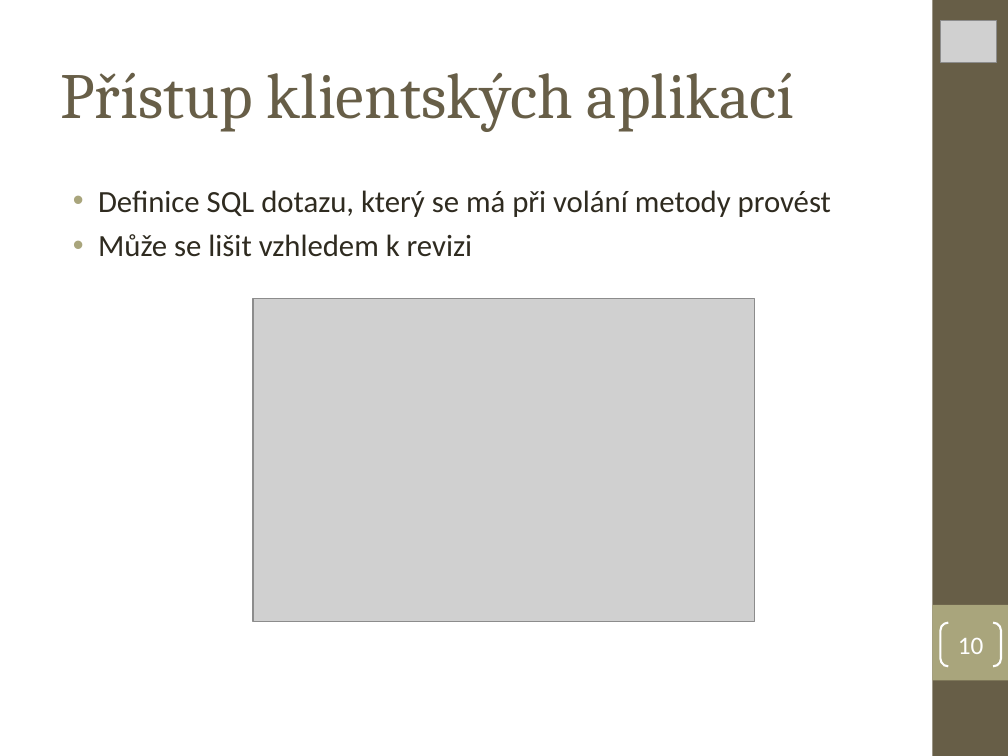
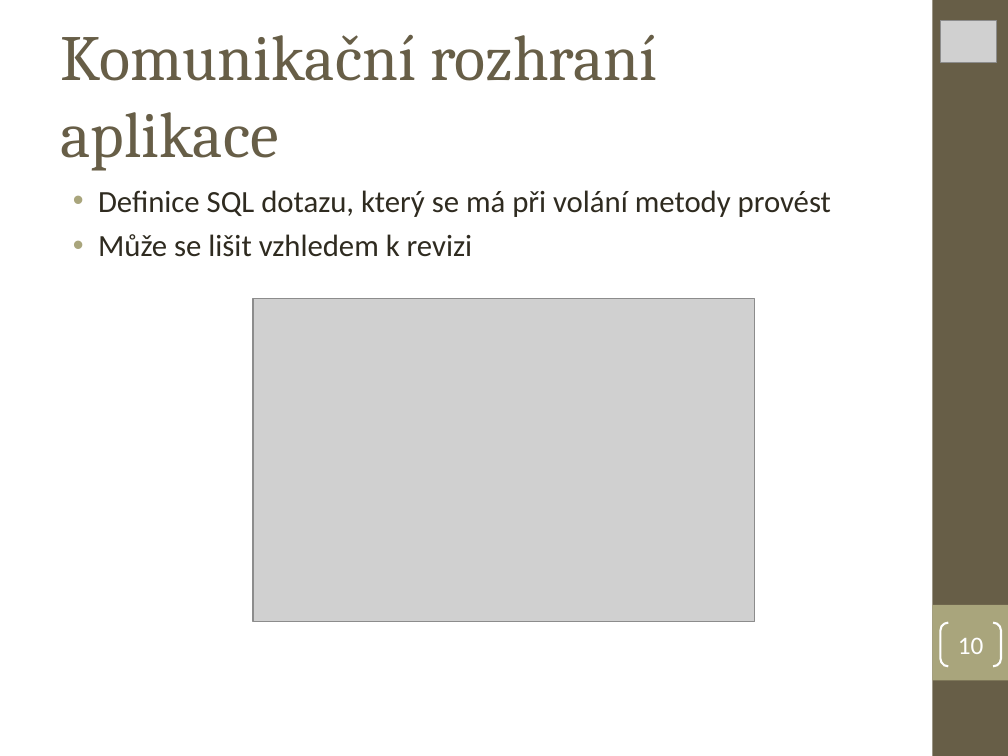
Before and after one commit to janlanger/Bachelor-text, a slide deck: slide 10 of langer_prezentace.ppt. Drawn at 1008x756 pixels with LibreOffice and Linux fonts; fonts in the diff are those of the drawing; grey boxes stand for pictures; background and template pictures are left out. Boxes give left, top, right and bottom in pixels: in the first picture for what was removed or moved away, otherwise in the second. Text is boxed around its words. In the diff, an @@ line names an element or a change of style, - is before the commit and + after.

```diff
--- a/langer_prezentace.ppt
+++ b/langer_prezentace.ppt
@@ title at [60,34,657,171]: text changed @@
-Přístup klientských aplikací
+Komunikační rozhraní aplikace
```
Also in this commit, not shown: 2 other slides changed, 2 other files.
